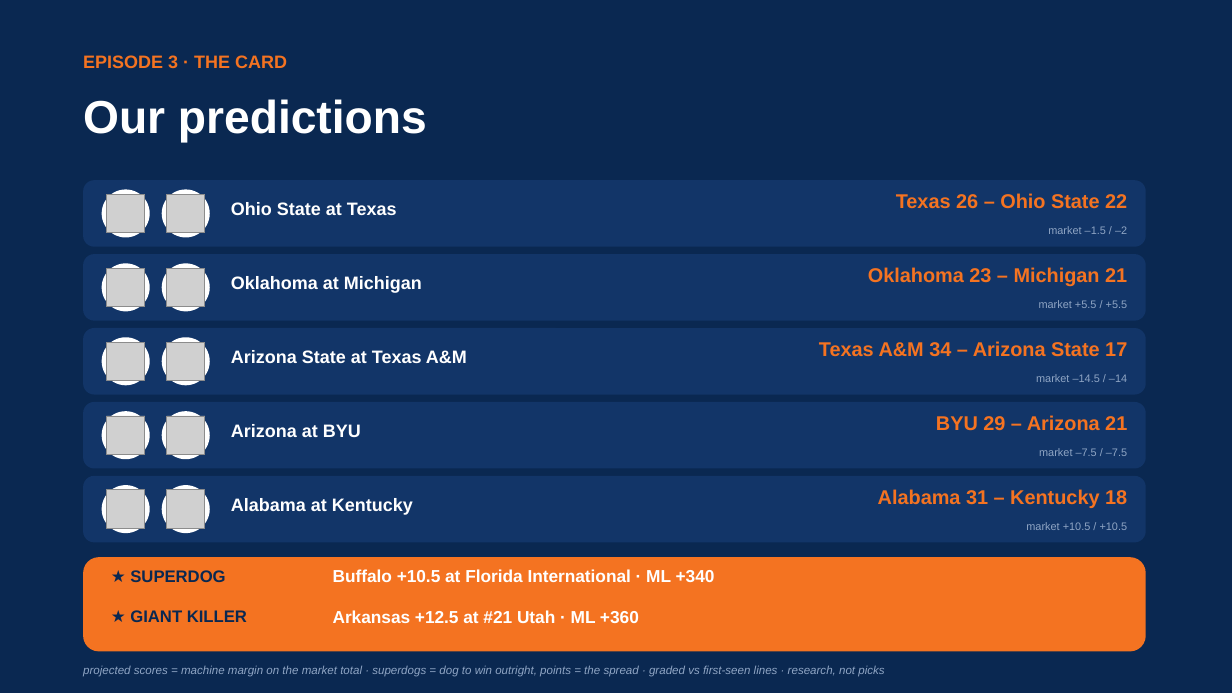
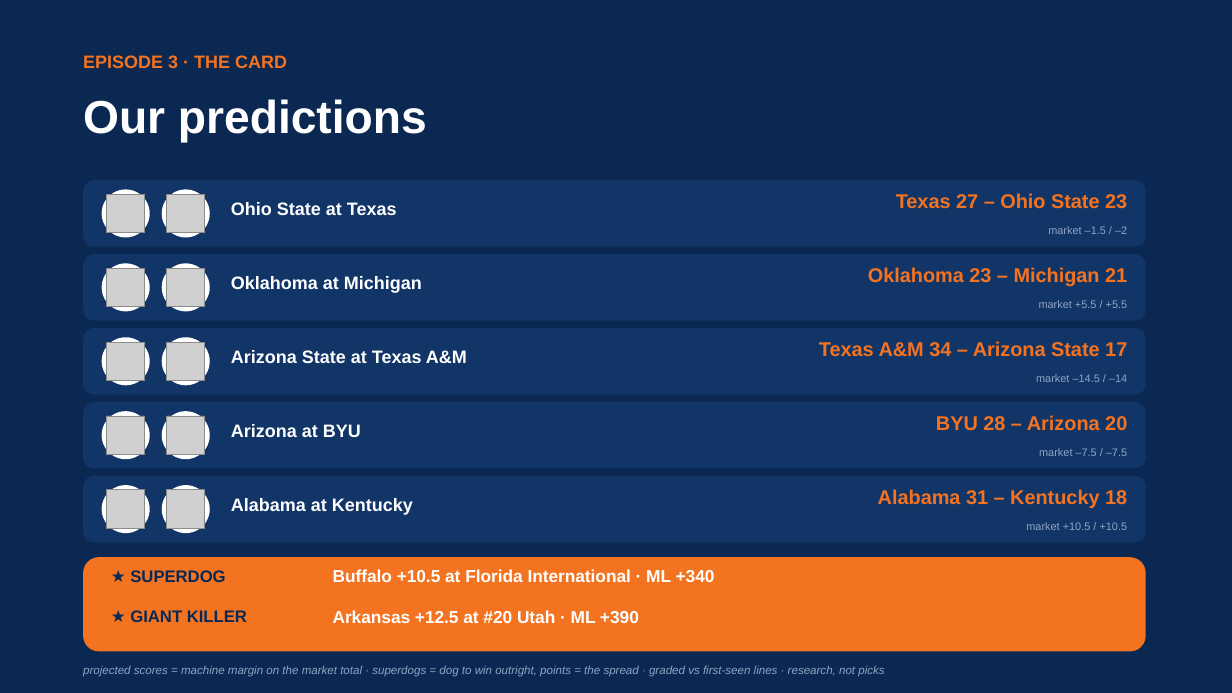
Before and after one commit to lucasalvarezflorida-lab/ncaa-fbs-analytics, a slide deck: slide 21 of decks/2026_Week2_Episode3.pptx. Drawn at 1232x693 pixels with LibreOffice and Linux fonts; fonts in the diff are those of the drawing; grey boxes stand for pictures. Boxes give left, top, right and bottom in pixels: in the first picture for what was removed or moved away, otherwise in the second. Text is boxed around its words. In the diff, an @@ line names an element or a change of style, - is before the commit and + after.

```diff
--- a/decks/2026_Week2_Episode3.pptx
+++ b/decks/2026_Week2_Episode3.pptx
@@ text at (896, 193, 1127, 209): text changed @@
-Texas 26 – Ohio State 22
+Texas 27 – Ohio State 23
@@ text at (936, 415, 1127, 431): text changed @@
-BYU 29 – Arizona 21
+BYU 28 – Arizona 20
@@ text at (333, 610, 639, 623): text changed @@
-Arkansas +12.5 at #21 Utah · ML +360
+Arkansas +12.5 at #20 Utah · ML +390
```
Also in this commit, not shown: 7 other slides changed, 4 other files.
